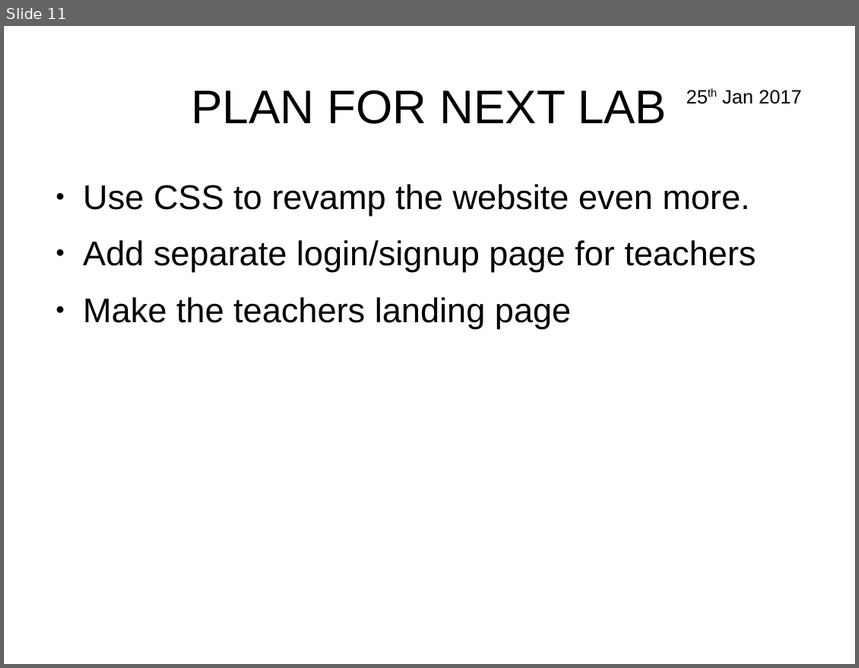
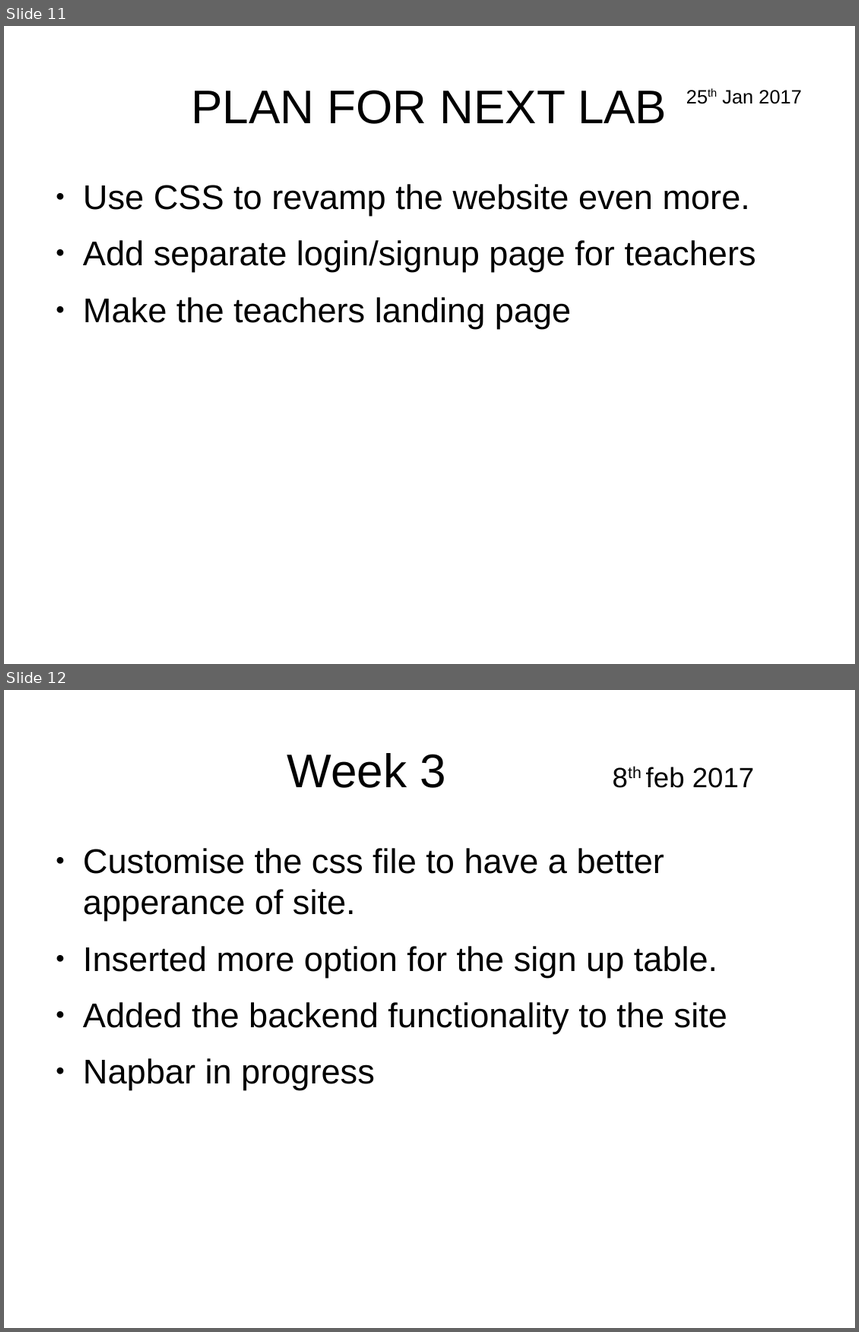
Before and after one commit to pandusonu2/WebTech, a slide deck: Presentation.odp. Shown one above the other, each under a label of ours: slide 11 before the commit, slides 11 and 12 after it. The pictures are 859x668 and 859x1332 pixels, drawn with LibreOffice and Linux fonts; fonts in the diff are those of the drawing. Boxes give left, top, right and bottom in pixels: in the first picture for what was removed or moved away, otherwise in the second. Text is boxed around its words. In the diff, an @@ line names an element or a change of style, - is before the commit and + after.

Commit message:
updated file : presentation.odp made changes in ppt. for the week 3

```diff
--- a/Presentation.odp
+++ b/Presentation.odp
@@ slide 12 added at (4,690,855,1328), background #FFFFFF @@
@@ title added at (287,753,755,788), 26 pt, text #000000 @@
+Week 3 8th feb 2017
@@ text added at (83,848,728,1091), 32 pt, text #000000 @@
+● Customise the css file to have a better apperance of site.
+● Inserted more option for the sign up table.
+● Added the backend functionality to the site
+● Napbar in progress
```
Also in this commit, not shown: 4 other slides added.
